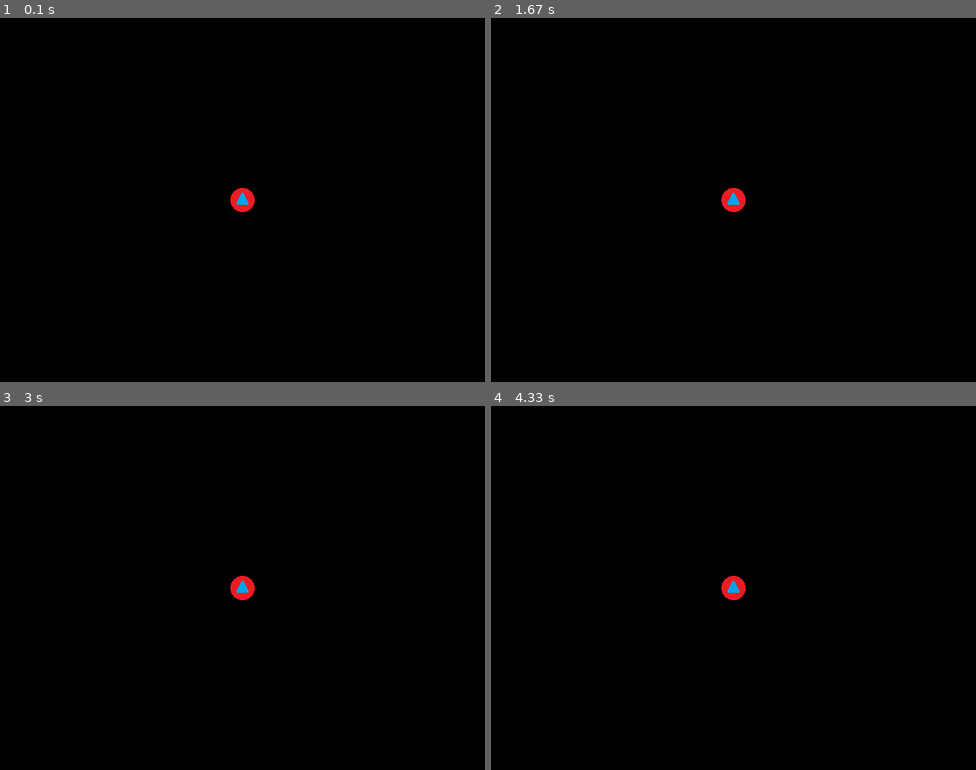
Above: before the commit, frames 1-4 (two rows, left to right).
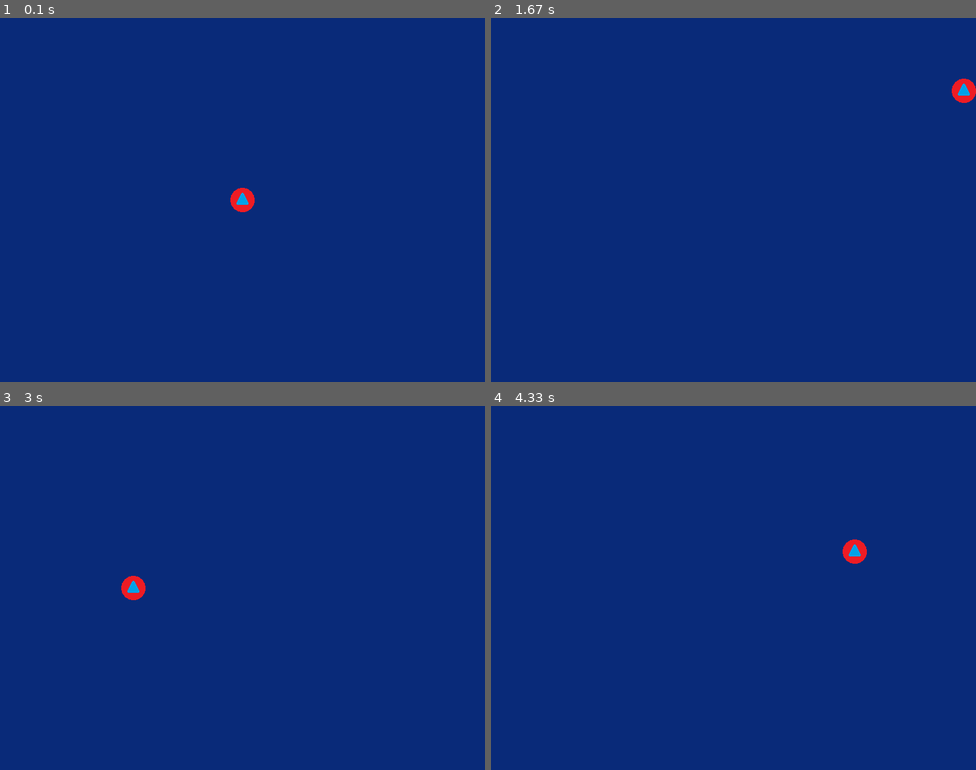
Above: after the commit, the same moments.

Repository: Varil426/GP-Python-Term-1-578176
Game: pygame game, started from Lessons/13/my_first_pygame.py
The game is run twice, just before and just after one commit, with the same random seed, the same clock (stepped at 60 frames per second) and the same inputs.
Inputs:
- Up to frame 1 (0.1 s): no input
- Up to frame 2 (1.67 s): hold D 0.33-0.8 s; hold W 0.83-1.13 s; hold D 1.17-1.63 s
- Up to frame 3 (3 s): hold A 1.67-2.2 s; hold S 2.23-2.53 s; hold A 2.57-2.97 s
- Up to frame 4 (4.33 s): hold W 3-3.37 s; hold D 3.4-4.03 s; hold S from 4.07 s (still down)

The runs differ from the first frame. In frame 1, 100% of the frame differs, in the area x 0-100%, y 0-100%; in frame 2, 100%; in frame 3, 100%; in frame 4, 100%.

Commit message:
Lesson 13 - Completed

Diff:
--- a/Lessons/13/my_first_pygame.py
+++ b/Lessons/13/my_first_pygame.py
@@ -39,8 +39,38 @@
     image, surface, rect = img_list
     screen_surface.blit(surface, rect)
 
+def set_position_image(img_list, position):
+    image, surface, rect = img_list
+    rect = surface.get_rect(center = position)
+    return [image, surface, rect]
+
+def calculate_player_movement(keys):
+    speed = 10
+    delta_x = 0
+    delta_y = 0
+
+    if keys[pygame.K_w]:
+        delta_y -= speed
+    if keys[pygame.K_s]:
+        delta_y += speed
+    if keys[pygame.K_a]:
+        delta_x -= speed
+    if keys[pygame.K_d]:
+        delta_x += speed
+
+    return [delta_x, delta_y]
+
+def limit_position(position):
+    x, y = position
+
+    x = max(20, min(x, SCREEN_WIDTH-20))
+    y = max(20, min(y, SCREEN_HEIGHT-20))
+
+    return [x, y]
+
 player_pos = [SCREEN_WIDTH // 2, SCREEN_HEIGHT // 2]
 player = load_image("assets/player.png", player_pos)
+background_color = [9, 42, 121]
 
 # Kod wykonywany póki aplikacja jest uruchomiona
 while game_status:
@@ -51,6 +81,17 @@
         if event.type == pygame.QUIT:
             game_status = False
 
+    pressed_keys = pygame.key.get_pressed()
+    delta_x, delta_y = calculate_player_movement(pressed_keys)
+
+    player_pos[0] += delta_x
+    player_pos[1] += delta_y
+
+    player_pos = limit_position(player_pos)
+
+    player = set_position_image(player, player_pos)
+
+    screen_surface.fill(background_color)
     print_image(player)
 
     # Odświeżenie wyświetlanego okna
--- a/test.py
+++ b/test.py
@@ -1,5 +1,2 @@
-liczba = 123
-tekst = str(liczba)
-
-for znak in tekst:
-    print(znak)
+print(max(10, 12))
+print(min(10, 12))
